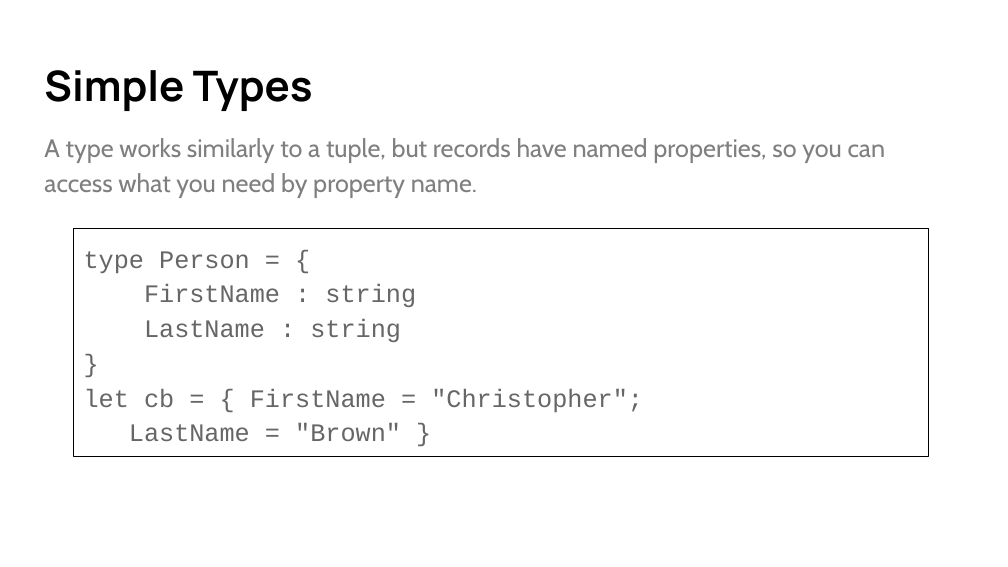
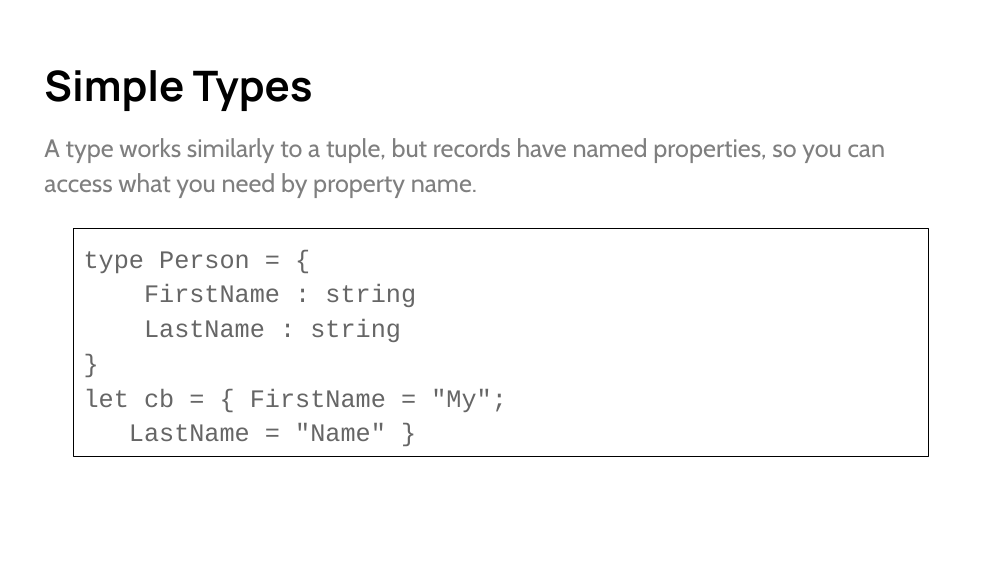
Before and after one commit to cmbrown1598/fsDemo, a slide deck: slide 39 of Intro to F# - Quick.pptx. Drawn at 1008x567 pixels with LibreOffice and Linux fonts; fonts in the diff are those of the drawing. Boxes give left, top, right and bottom in pixels: in the first picture for what was removed or moved away, otherwise in the second. Text is boxed around its words. In the diff, an @@ line names an element or a change of style, - is before the commit and + after.

```diff
--- a/Intro to F# - Quick.pptx
+++ b/Intro to F# - Quick.pptx
@@ text at (x1=84, y1=251, x2=507, y2=441): text changed @@
-type Person = {
-FirstName : string
-LastName : string
-}
-let cb = { FirstName = "Christopher";
-LastName = "Brown" }
+type Person = {
+FirstName : string
+LastName : string
+}
+let cb = { FirstName = "My";
+LastName = "Name" }
```
Also in this commit, not shown: 13 other slides changed, 1 slide removed, 1 other file.
